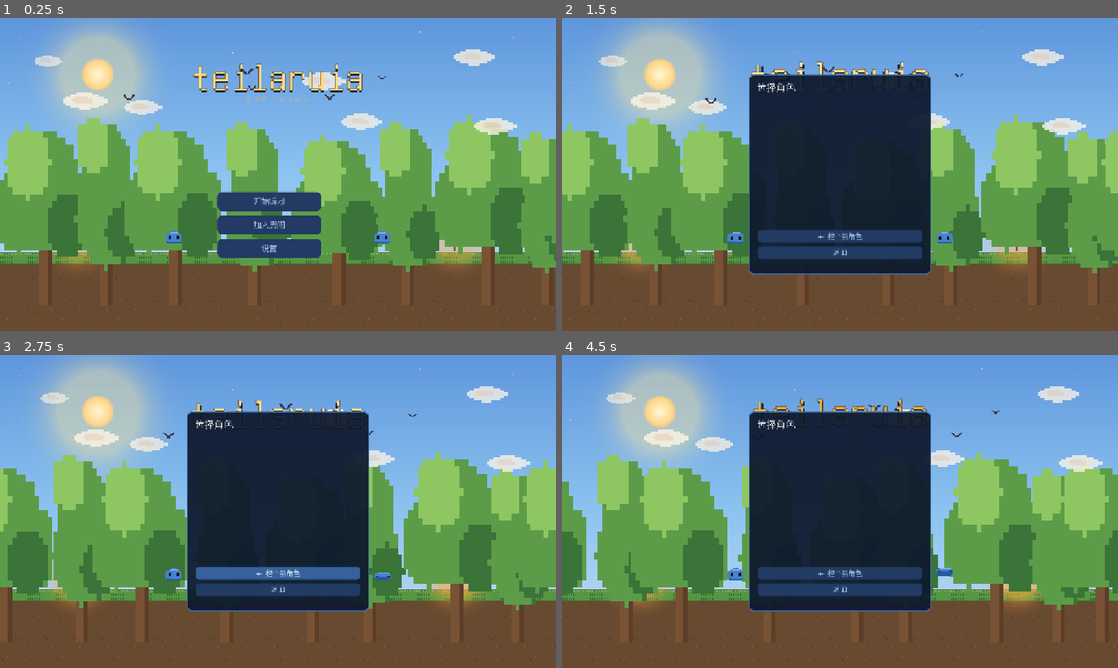
Above: before the commit, frames 1-4 (two rows, left to right).
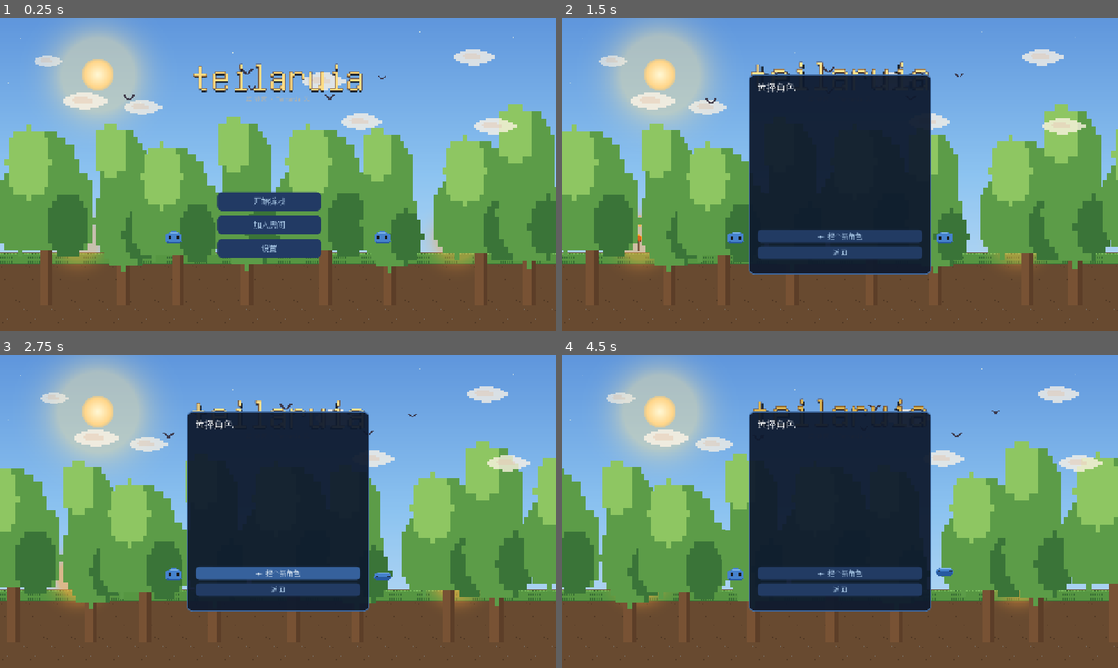
Above: after the commit, the same moments.

Repository: Nornttyy/tielaruia
Game: Godot game, scene res://scenes/main.tscn
Same seed, same stepped clock (60 frames per second), same inputs: the game is played once before the commit and once after it.
Inputs (mouse positions are in pixels of both pictures, inside the frame that each line leads up to):
- Up to frame 1 (0.25 s): no input
- Up to frame 2 (1.5 s): click "开始游戏" at 0.5 s; tap Enter at 1.25 s; move the mouse to (962, 158) at 1.27 s; hold D (move_right) from 1.28 s (still down); tap E (interact) at 1.35 s; click (962, 158) at 1.42 s
- Up to frame 3 (2.75 s): tap Space (jump) at 1.52, 1.82 s; release D (move_right) at 2 s; drag from (166, 527) to (250, 574) at 2.02 s
- Up to frame 4 (4.5 s): move the mouse to (895, 442) at 2.77 s; hold D (move_right) 2.78-3.5 s; hold Right mouse button (secondary) 2.78-3.5 s; drag from (812, 574) to (673, 464) at 3.52 s; move the mouse to (1006, 558) at 4.27 s; hold A (move_left) from 4.28 s (still down); tap Alt at 4.35 s

The runs differ from the first frame. In frame 1, 16% of the frame differs, in the area x 1-100%, y 27-92%; in frame 2, 12%; in frame 3, 12%; in frame 4, 13%.

Commit message:
fix(menu): 补完 TREE_SCROLL_SPEED 常量 (一排树统一滚动速度) + 树测试改查 TreesFront 层
Co-Authored-By: Claude Opus 4.8 (1M context) <noreply@anthropic.com>

Diff:
--- a/scripts/ui/main_menu.gd
+++ b/scripts/ui/main_menu.gd
@@ -30,6 +30,7 @@
 const TREE_TALL := 1.6   # 树竖向额外拉长系数 (>1 = 更高更挺拔)
 const TREE_FAR_SPEED := Vector2(8.0, 16.0)
 const TREE_NEAR_SPEED := Vector2(22.0, 38.0)
+const TREE_SCROLL_SPEED := 30.0   # 一排树统一滚动速度 (取 NEAR 区间中点 → 整排一起平移不散开)
 const SLIME_COUNT := 2
 const BIRD_COUNT := 5           # 天上飘几只小鸟
 const CLOUD_SPEED_RANGE := Vector2(6.0, 14.0)
@@ -223,8 +224,9 @@
 	# 一排: 均匀分槽 + 槽内小抖动, 棵棵高大
 	for i in TREE_ROW_COUNT:
 		var x: float = (float(i) + randf() * 0.5 + 0.25) / float(TREE_ROW_COUNT) * (VIEWPORT_SIZE.x + 200.0) - 100.0
+		# 速度统一 (用户要求): 所有树同一滚动速度, 不再每棵随机 → 整排一起平移不散
 		_add_tree(_trees_front, t0 if i % 2 == 0 else t1, x,
-			randf_range(9.0, 11.0), randf_range(TREE_NEAR_SPEED.x, TREE_NEAR_SPEED.y), 1.0, 0.92)
+			randf_range(9.0, 11.0), TREE_SCROLL_SPEED, 1.0, 0.92)
 
 
 # 加一棵树. ground_ratio: 树底 y 比例 (远树略高=更远); alpha: 远树淡显雾感.
--- a/tests/unit/test_main_menu.gd
+++ b/tests/unit/test_main_menu.gd
@@ -38,9 +38,10 @@
 
 func test_background_has_trees():
 	var mm = _make()
-	var trees = mm.get_node_or_null("BackgroundLayer/Trees")
-	assert_not_null(trees)
-	assert_gt(trees.get_child_count(), 0)
+	# 树现在画在前景层 TreesFront (站在草地前面); 老的 Trees 层保留但空着.
+	var front = mm.get_node_or_null("BackgroundLayer/TreesFront")
+	assert_not_null(front, "应有前景树层 TreesFront")
+	assert_gt(front.get_child_count(), 0, "前景树层里该有树")
 
 
 # ---- title ----
